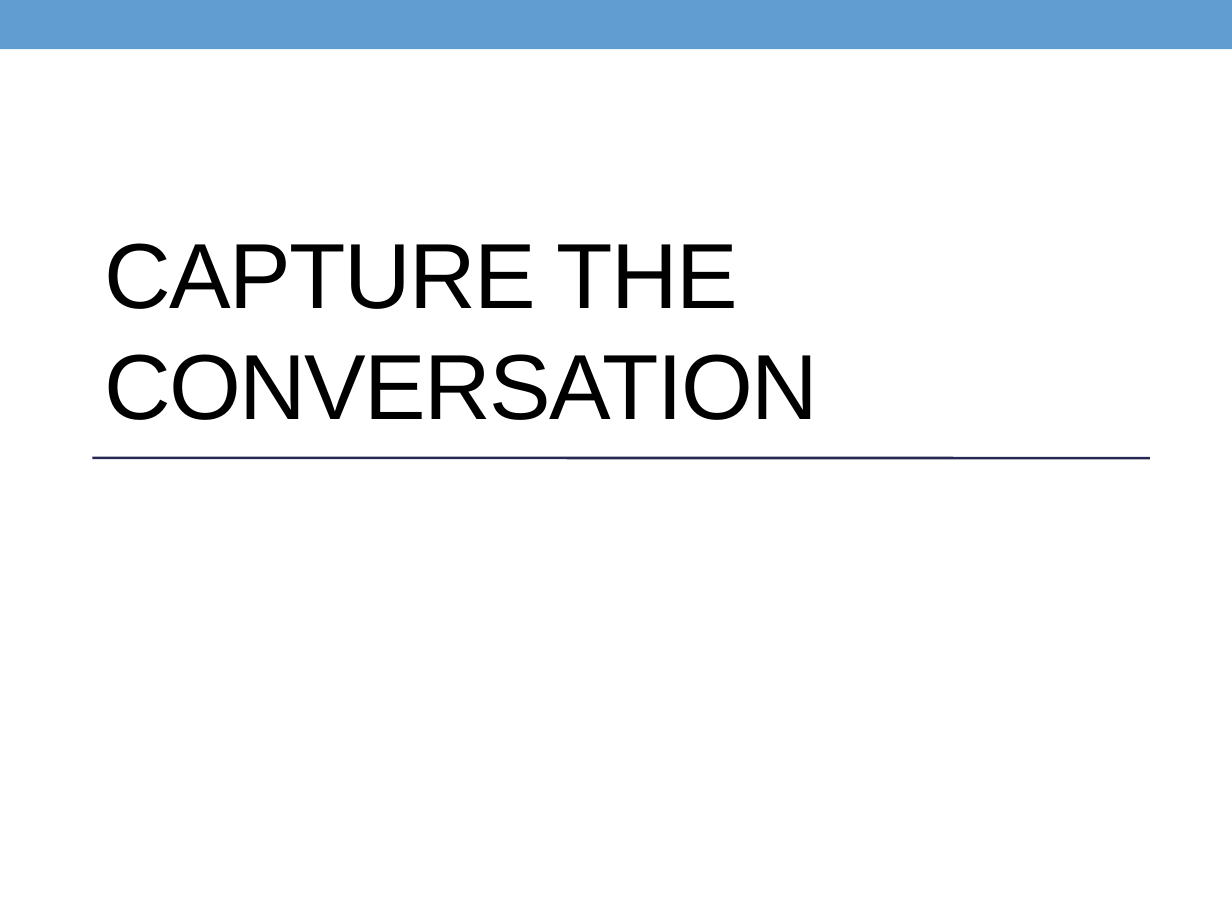
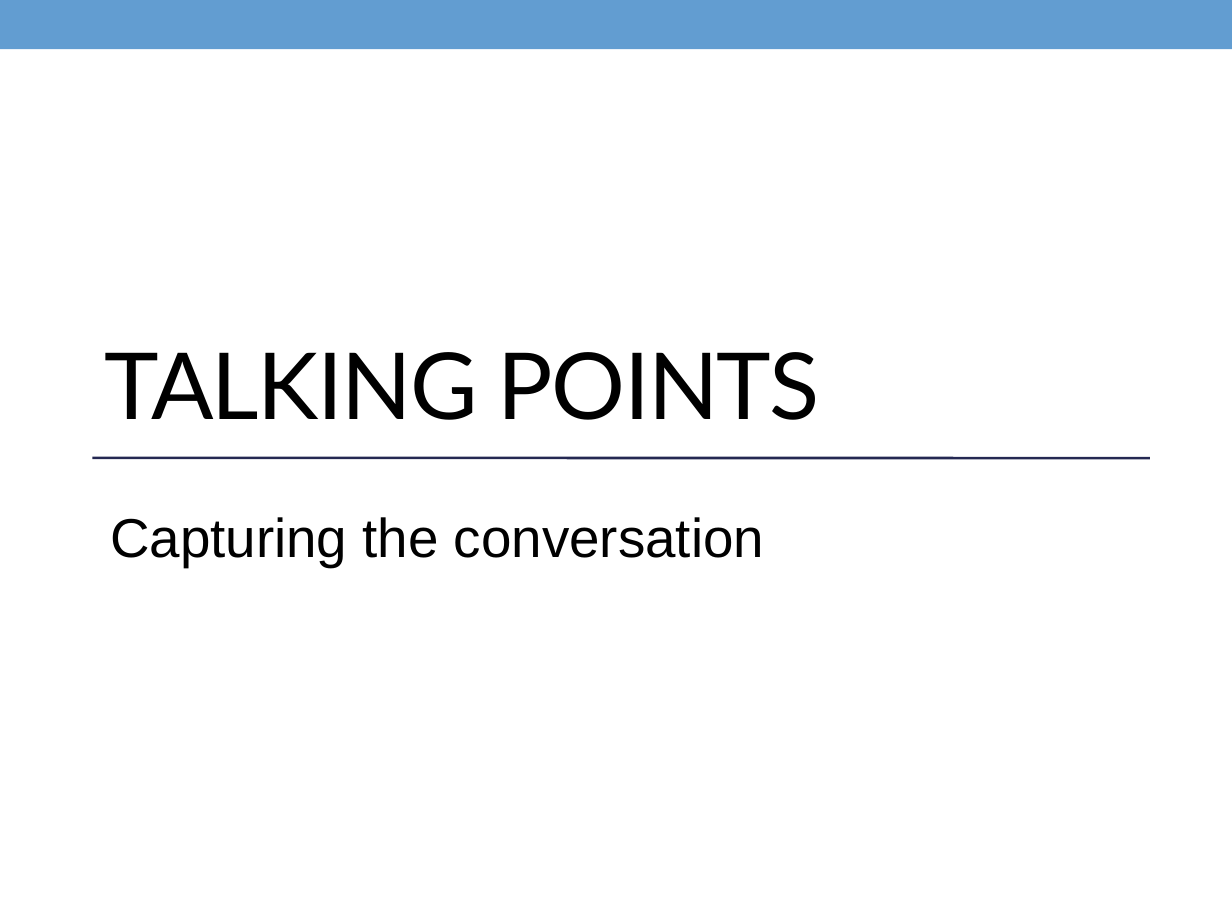
Before and after one commit to milindal/insightDemo-milinda, a slide deck: slide 1 of presentations/Milinda_Lakkam_Week3Demo.pptx. Drawn at 1232x924 pixels with LibreOffice and Linux fonts; fonts in the diff are those of the drawing. Boxes give left, top, right and bottom in pixels: in the first picture for what was removed or moved away, otherwise in the second. Text is boxed around its words. In the diff, an @@ line names an element or a change of style, - is before the commit and + after.

```diff
--- a/presentations/Milinda_Lakkam_Week3Demo.pptx
+++ b/presentations/Milinda_Lakkam_Week3Demo.pptx
@@ title at [105,352,820,420]: text changed; font Arial to Lato @@
-CAPTURE THE CONVERSATION
+TALKING POINTS
@@ text added at [110,517,764,567], 32 pt, text #000000 @@
+Capturing the conversation
```
Also in this commit, not shown: 4 other slides changed, 1 slide added, 1 slide removed, 16 other files.
